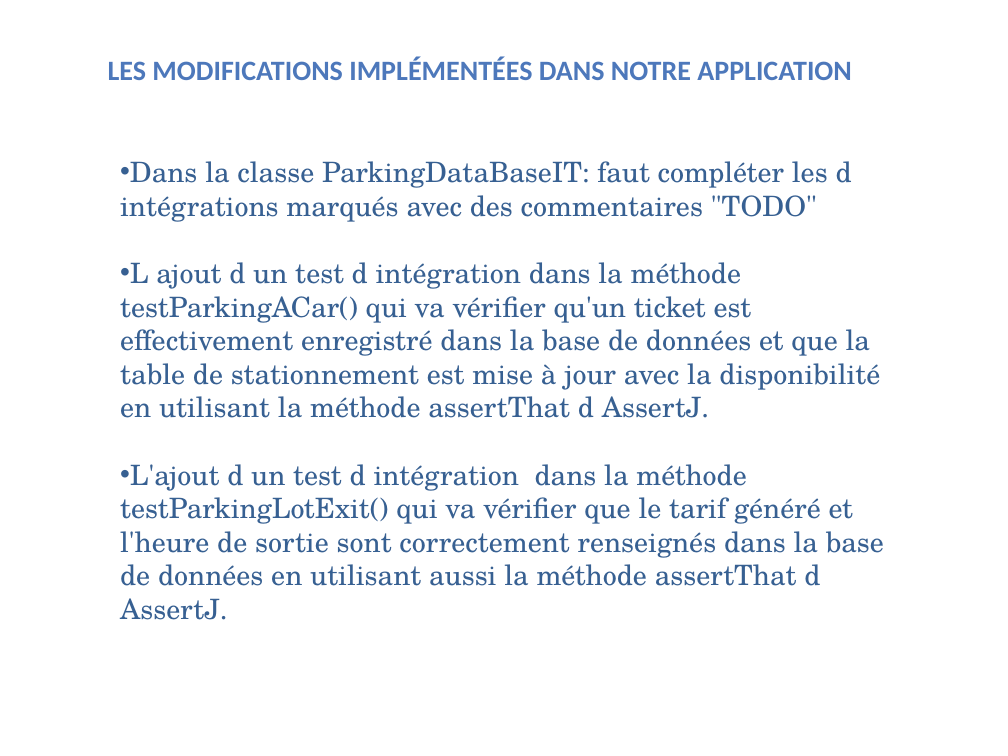
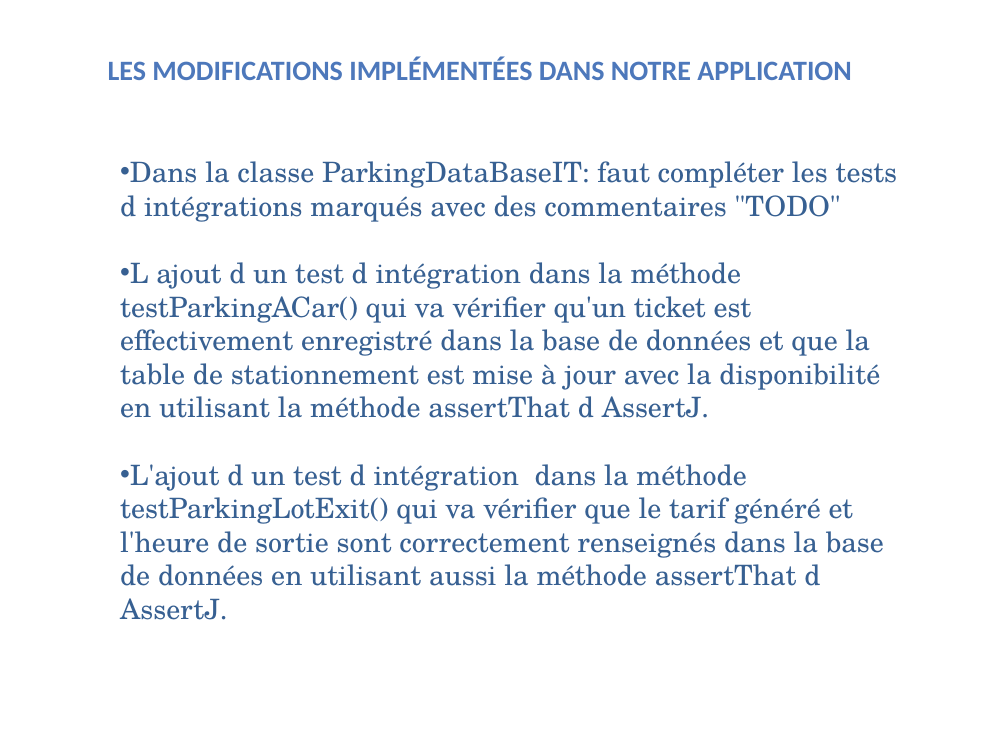
Before and after one commit to KalouiSanaa/projet5-openclassroom, a slide deck: slide 7 of p5_kaloui-sanaa-presentation.pptx. Drawn at 1008x756 pixels with LibreOffice and Linux fonts; fonts in the diff are those of the drawing; background and template pictures are left out. Boxes give left, top, right and bottom in pixels: in the first picture for what was removed or moved away, otherwise in the second. Text is boxed around its words. In the diff, an @@ line names an element or a change of style, - is before the commit and + after.

```diff
--- a/p5_kaloui-sanaa-presentation.pptx
+++ b/p5_kaloui-sanaa-presentation.pptx
@@ text at (120, 161, 898, 222): text changed @@
-• Dans la classe ParkingDataBaseIT: faut compléter les d intégrations marqués avec des commentaires "TODO"
+• Dans la classe ParkingDataBaseIT: faut compléter les tests d intégrations marqués avec des commentaires "TODO"
```
Also in this commit, not shown: 3 other slides changed, 1 slide removed, 3 other files.
